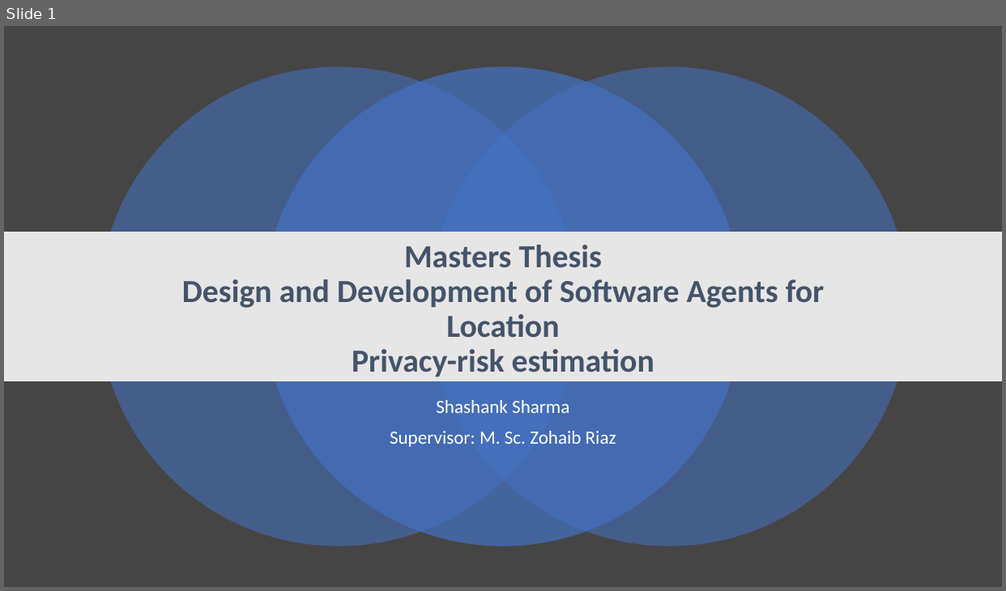
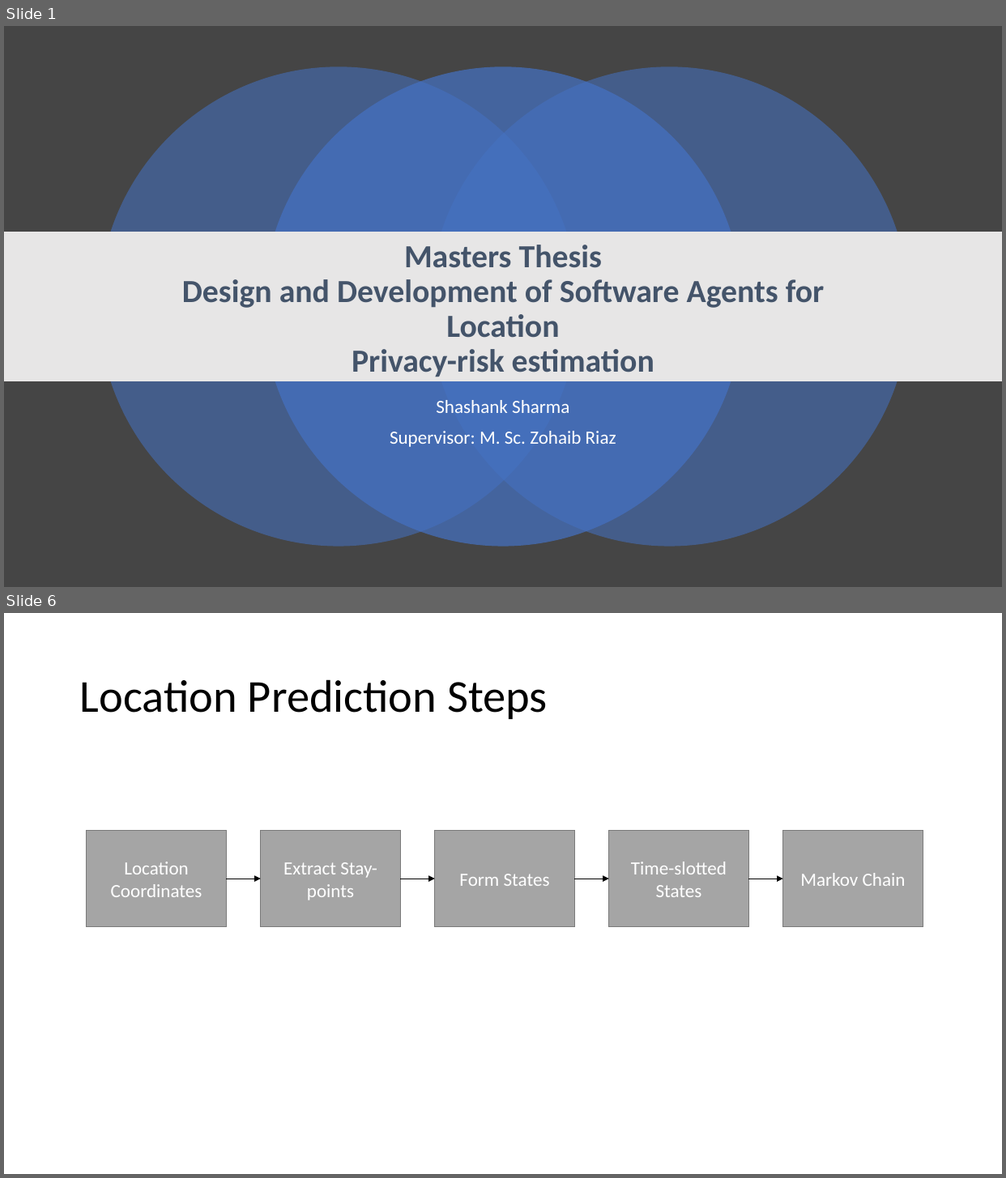
Before and after one commit to shank121991/winthesislocation, a slide deck: Writings/Final.pptx. Shown one above the other, each under a label of ours: slide 1 before the commit, slides 1 and 6 after it; the slides between them are not shown. The pictures are 1006x591 and 1006x1178 pixels, drawn with LibreOffice and Linux fonts; fonts in the diff are those of the drawing. Boxes give left, top, right and bottom in pixels: in the first picture for what was removed or moved away, otherwise in the second. Text is boxed around its words. In the diff, an @@ line names an element or a change of style, - is before the commit and + after.

```diff
--- a/Writings/Final.pptx
+++ b/Writings/Final.pptx
@@ slide 6 added at (x1=4, y1=613, x2=1002, y2=1174), background #FFFFFF @@
@@ title added at (x1=80, y1=679, x2=548, y2=719), 44 pt, text #000000 @@
+Location Prediction Steps
@@ rectangle added at (x1=87, y1=831, x2=226, y2=927), fill #A5A5A5, outline #7A7A7A 1 pt, 18 pt, text #FFFFFF @@
+Location Coordinates
@@ rectangle added at (x1=261, y1=831, x2=401, y2=927), fill #A5A5A5, outline #7A7A7A 1 pt, 18 pt, text #FFFFFF @@
+Extract Stay-points
@@ rectangle added at (x1=435, y1=831, x2=575, y2=927), fill #A5A5A5, outline #7A7A7A 1 pt, 18 pt, text #FFFFFF @@
+Form States
@@ rectangle added at (x1=609, y1=831, x2=749, y2=927), fill #A5A5A5, outline #7A7A7A 1 pt, 18 pt, text #FFFFFF @@
+Time-slotted States
@@ rectangle added at (x1=783, y1=831, x2=923, y2=927), fill #A5A5A5, outline #7A7A7A 1 pt, 18 pt, text #FFFFFF @@
+Markov Chain
@@ arrow added from (226, 879) to (261, 879), #000000 0.5 pt @@
@@ arrow added from (401, 879) to (435, 879), #000000 0.5 pt @@
@@ arrow added from (574, 879) to (609, 879), #000000 0.5 pt @@
@@ arrow added from (749, 879) to (783, 879), #000000 0.5 pt @@
```
Also in this commit, not shown: 7 slides changed, 1 other slide added, 2 other files.
